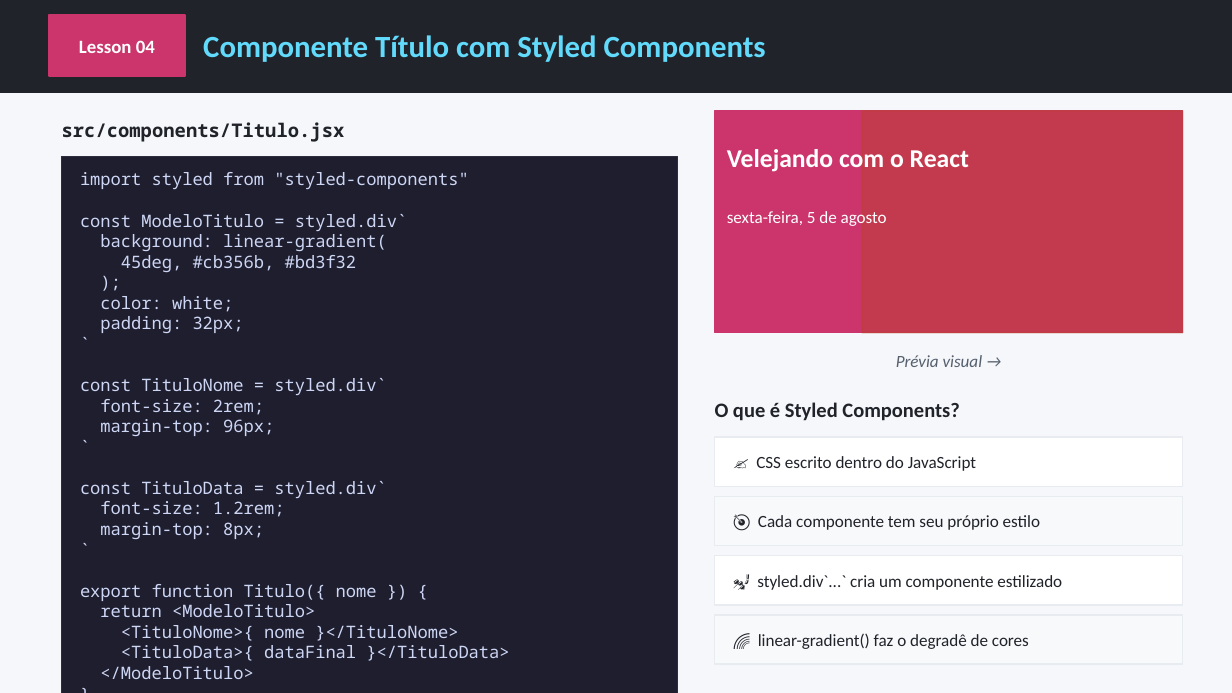
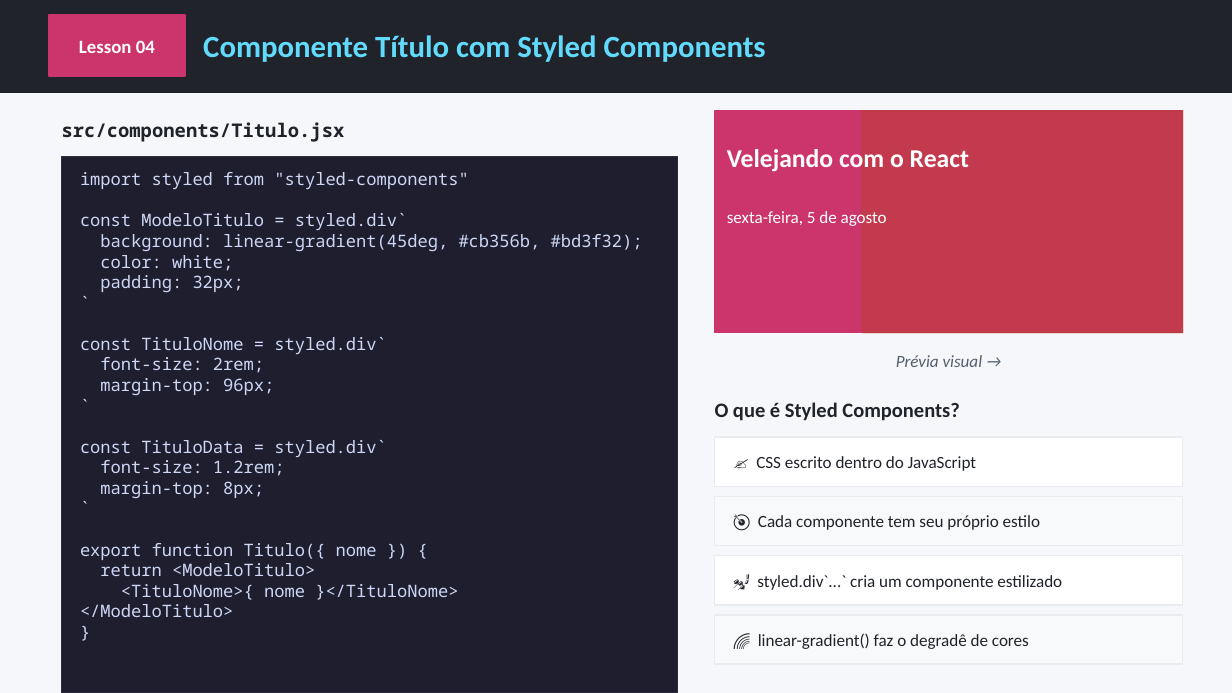
Before and after one commit to AlunosSuper/aula3React, a slide deck: slide 8 of react-aula3.pptx (slide 7 before the commit). Drawn at 1232x693 pixels with LibreOffice and Linux fonts; fonts in the diff are those of the drawing. Boxes give left, top, right and bottom in pixels: in the first picture for what was removed or moved away, otherwise in the second. Text is boxed around its words. In the diff, an @@ line names an element or a change of style, - is before the commit and + after.

```diff
--- a/react-aula3.pptx
+++ b/react-aula3.pptx
@@ text at [100,234,643,251]: text changed @@
-background: linear-gradient(
-45deg, #cb356b, #bd3f32
-);
+background: linear-gradient(45deg, #cb356b, #bd3f32);
@@ text at [121,645,509,661]: paragraph removed @@
-<TituloData>{ dataFinal }</TituloData>
```
Also in this commit, not shown: 11 other slides changed, 1 slide added, 8 other files.
